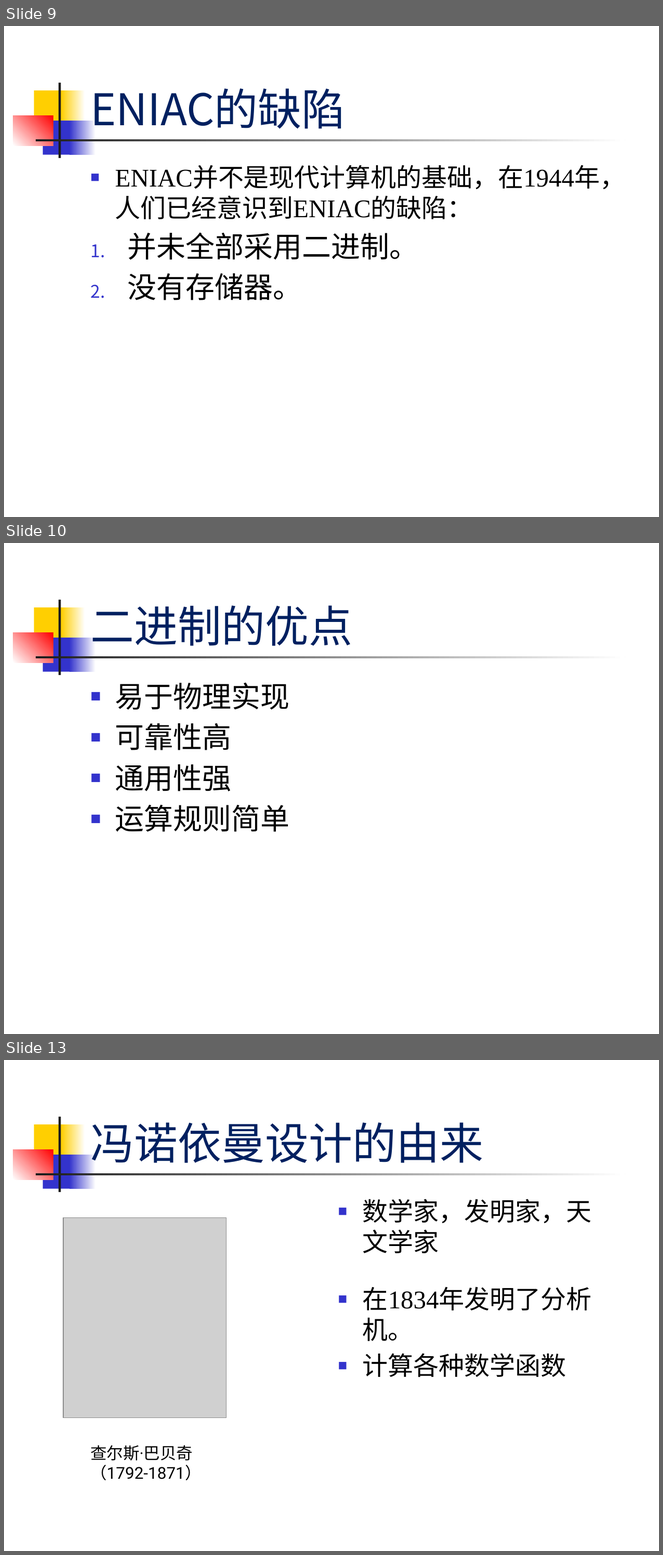
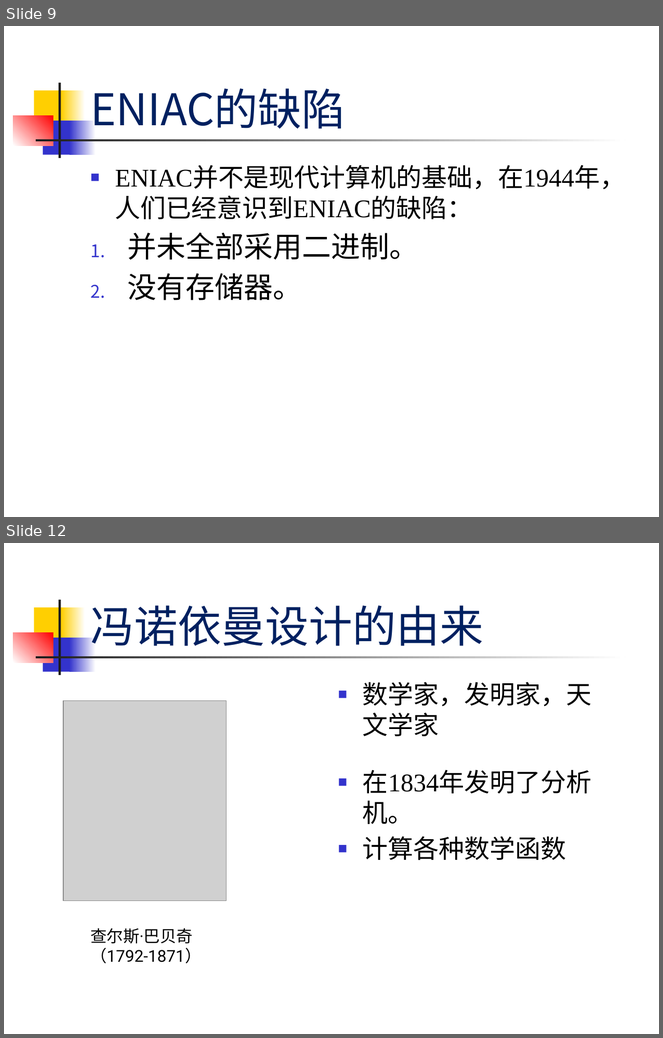
Before and after one commit to sans123wx/class, a slide deck: 计算机应用基础/第1章计算机基础/第1.1章 计算机概述.pptx. Shown one above the other, each under a label of ours: slides 9, 10 and 13 before the commit, slides 9 and 12 after it; the slides between them are not shown. The pictures are 663x1555 and 663x1038 pixels, drawn with LibreOffice and Linux fonts; fonts in the diff are those of the drawing; grey boxes stand for pictures. Boxes give left, top, right and bottom in pixels: in the first picture for what was removed or moved away, otherwise in the second. Text is boxed around its words. In the diff, an @@ line names an element or a change of style, - is before the commit and + after.

```diff
--- a/计算机应用基础/第1章计算机基础/第1.1章 计算机概述.pptx
+++ b/计算机应用基础/第1章计算机基础/第1.1章 计算机概述.pptx
@@ slide 10 removed at [4,543,659,1034], background #FFFFFF; not listed: 7 template elements that a slide beside it also shows @@
@@ title removed at [90,605,352,646] @@
-二进制的优点
@@ text removed at [115,682,290,832] @@
-■ 易于物理实现
-■ 可靠性高
-■ 通用性强
-■ 运算规则简单
@@ what was slide 13 is now slide 12 @@
```
Also in this commit, not shown: 91 slides changed.
